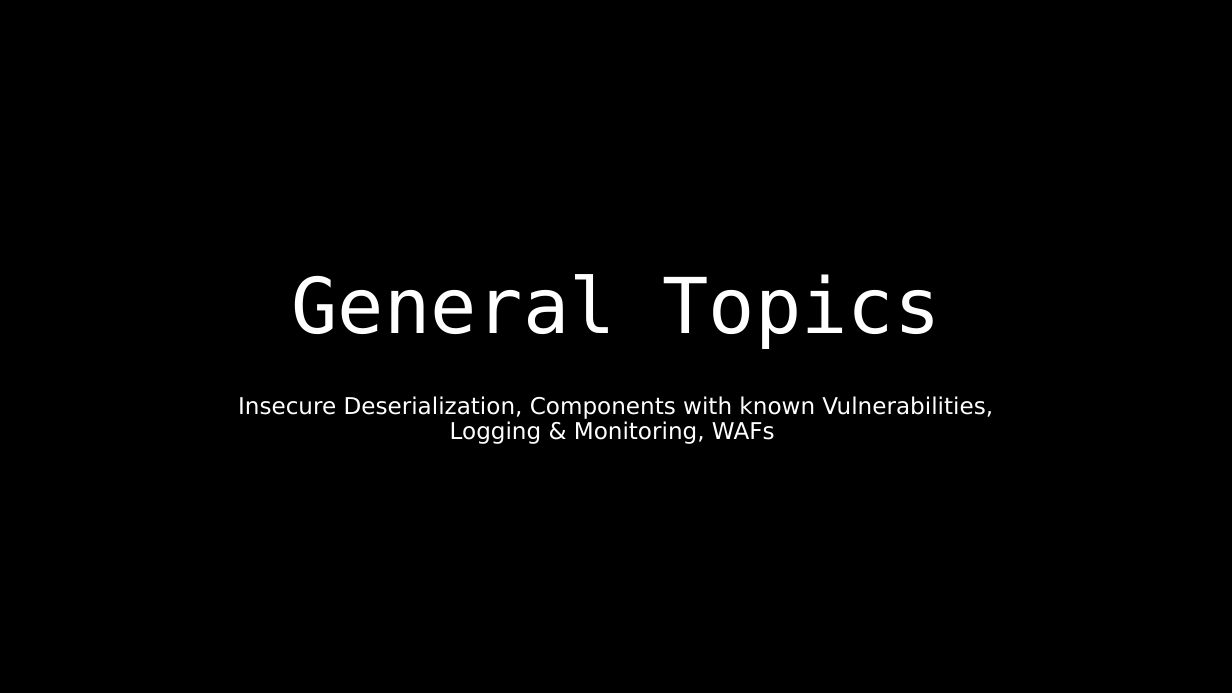
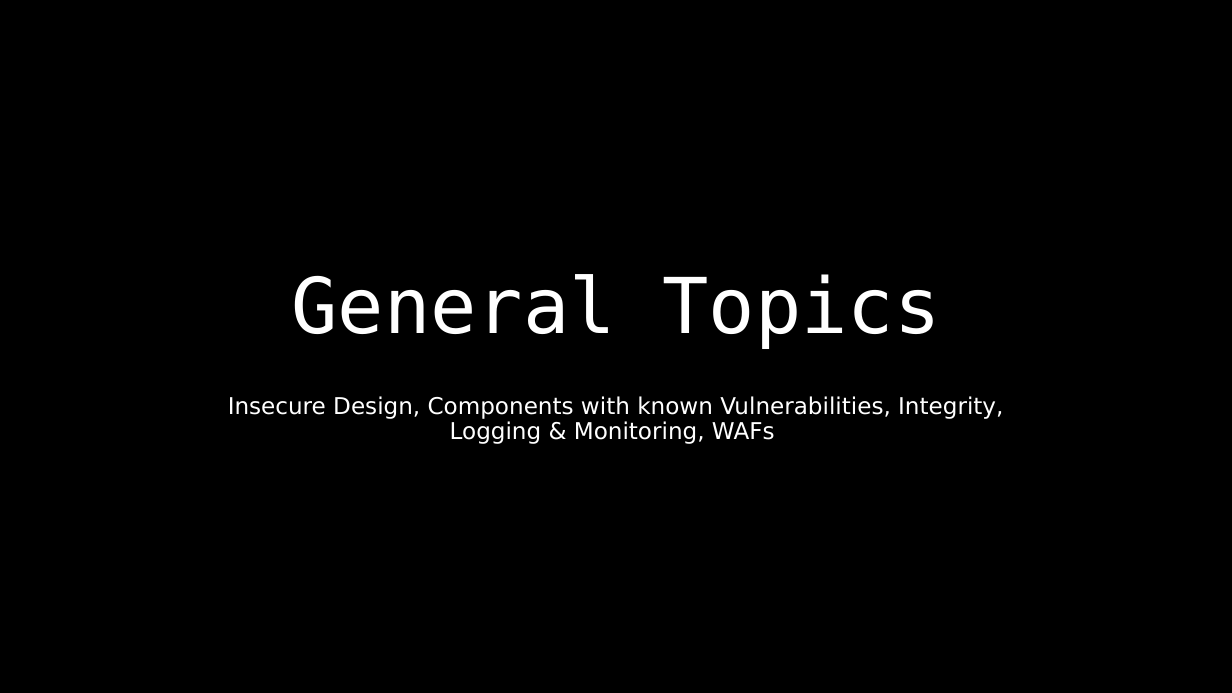
Before and after one commit to dschwarz91/websec-lecture, a slide deck: slide 1 of slides/8_General_Topics.pptx. Drawn at 1232x693 pixels with LibreOffice and Linux fonts; fonts in the diff are those of the drawing. Boxes give left, top, right and bottom in pixels: in the first picture for what was removed or moved away, otherwise in the second. Text is boxed around its words. In the diff, an @@ line names an element or a change of style, - is before the commit and + after.

Commit message:
Updated to Top 10 2021 - added secure design and replaced insec. deserialization with an integration chapter.

```diff
--- a/slides/8_General_Topics.pptx
+++ b/slides/8_General_Topics.pptx
@@ subtitle at <box>228,396,1003,444</box>: text changed @@
-Insecure Deserialization, Components with known Vulnerabilities,
-Logging & Monitoring, WAFs
+Insecure Design, Components with known Vulnerabilities, Integrity,
+Logging & Monitoring, WAFs
```
Also in this commit, not shown: 35 other slides changed, 37 slides added, 3 other files.
